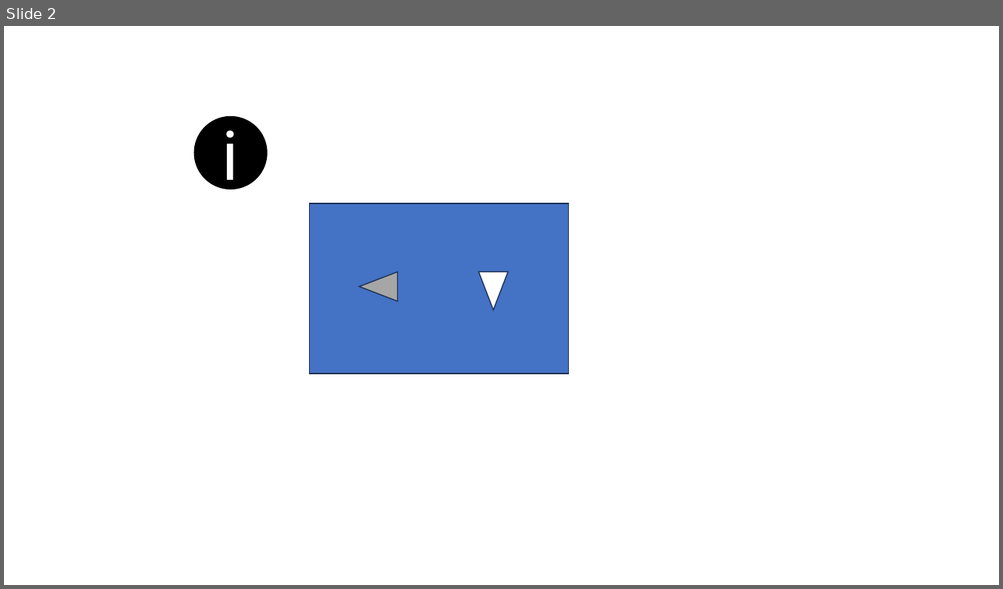
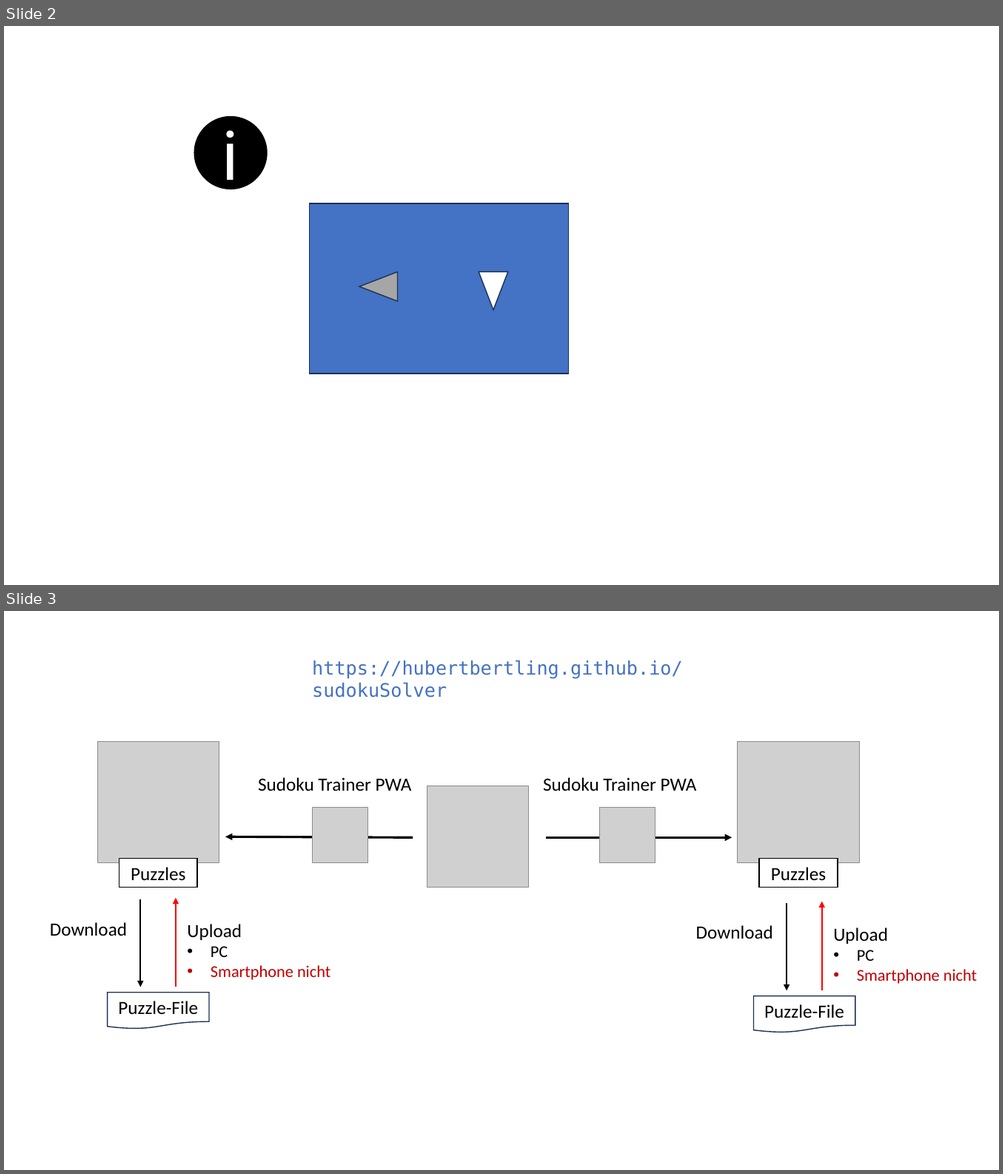
Before and after one commit to HubertBertling/sudokuSolver, a slide deck: Architektur.pptx. Shown one above the other, each under a label of ours: slide 2 before the commit, slides 2 and 3 after it. The pictures are 1003x589 and 1003x1174 pixels, drawn with LibreOffice and Linux fonts; fonts in the diff are those of the drawing; grey boxes stand for pictures. Boxes give left, top, right and bottom in pixels: in the first picture for what was removed or moved away, otherwise in the second. Text is boxed around its words. In the diff, an @@ line names an element or a change of style, - is before the commit and + after.

```diff
--- a/Architektur.pptx
+++ b/Architektur.pptx
@@ slide 3 added at bbox=[4, 611, 999, 1170], background #FFFFFF @@
@@ text added at bbox=[312, 660, 683, 698], 18 pt, text #4472C4 @@
+https://hubertbertling.github.io/sudokuSolver
@@ picture added at bbox=[97, 741, 219, 863] @@
@@ picture added at bbox=[737, 741, 859, 863] @@
@@ text added at bbox=[258, 777, 412, 791], 18 pt, text #000000 @@
+Sudoku Trainer PWA
@@ picture added at bbox=[427, 786, 529, 888] @@
@@ text added at bbox=[543, 777, 697, 791], 18 pt, text #000000 @@
+Sudoku Trainer PWA
@@ picture added at bbox=[312, 807, 368, 863] @@
@@ picture added at bbox=[600, 807, 655, 863] @@
@@ arrow added from (413, 838) to (225, 837), #000000 2.25 pt @@
@@ arrow added from (546, 838) to (731, 838), #000000 2.25 pt @@
@@ rectangle added at bbox=[119, 859, 197, 888], fill #FFFFFF, outline #000000 1 pt, 18 pt, text #000000 @@
+Puzzles
@@ rectangle added at bbox=[759, 859, 837, 888], fill #FFFFFF, outline #000000 1 pt, 18 pt, text #000000 @@
+Puzzles
@@ group added at bbox=[50, 898, 330, 1030]: 2 arrows, 2 texts, 1 flow chart document @@
+Puzzle-File
+Download
+Upload
+• PC
+• Smartphone nicht
@@ group added at bbox=[696, 902, 976, 1034]: 2 arrows, 2 texts, 1 flow chart document @@
+Puzzle-File
+Download
+Upload
+• PC
+• Smartphone nicht
```
Also in this commit, not shown: 1 slide removed, 3 other files.
